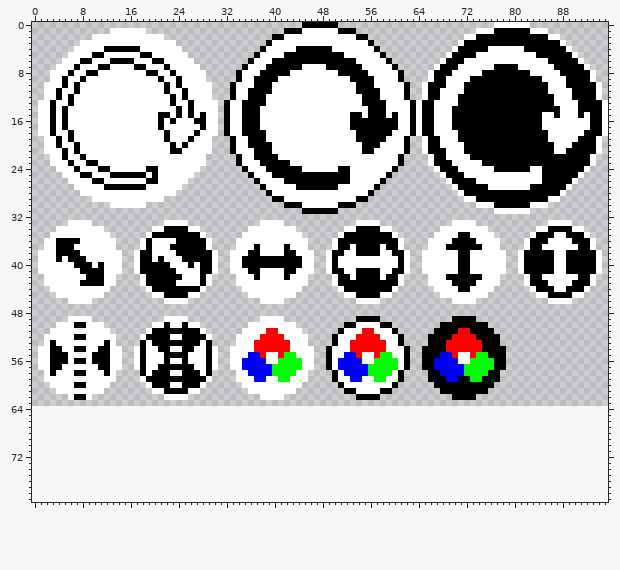
Pixel-art file: assets/gui/rect_buttons.aseprite. That is the earlier state.
96x64 pixels, 1 frame. The old version is drawn lined up with the new one, on the new canvas.
The result:
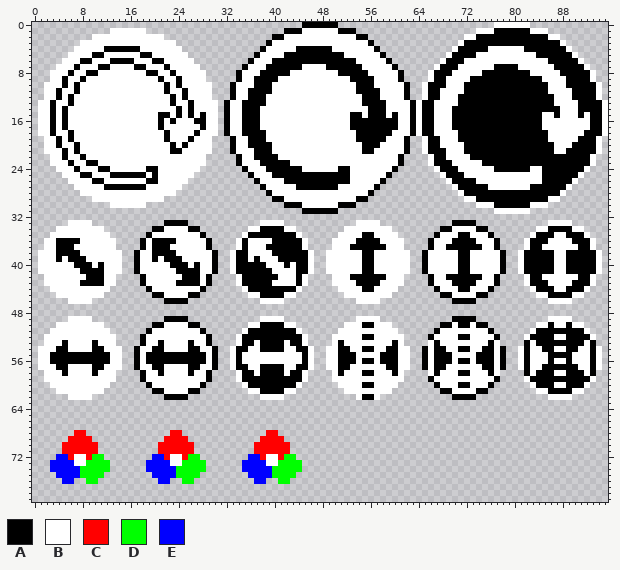
Palette (. is transparent): A #000000  B #ffffff  C #ff0000  D #00ff00  E #0000ff
From the commit log: consistent button design
Change:
canvas 96x64 -> 96x80
@@ x 0..95 @@
 32 ................................................................................................
-33 ......BBBB............BBBB............BBBB............BBBB............BBBB............BBBB......
-34 ....BBBBBBBB........BBAAAABB........BBBBBBBB........BBAAAABB........BBBBBBBB........BBAAAABB....
-35 ...BBBBBBBBBB......BAAAAAAAAB......BBBBBBBBBB......BAAAAAAAAB......BBBBAABBBB......BAAABBAAAB...
-36 ..BBAAAABBBBBB....BABBBBAAAAAB....BBBBBBBBBBBB....BAAAAAAAAAAB....BBBBAAAABBBB....BAAABBBBAAAB..
-37 ..BBAAABBBBBBB....BABBBAAAAAAB....BBBABBBBABBB....BAABAAAABAAB....BBBAAAAAABBB....BAABBBBBBAAB..
-38 .BBBAAAABBBBBBB..BAABBBBAAAAAAB..BBBAABBBBAABBB..BAABBAAAABBAAB..BBBBBBAABBBBBB..BAAAAABBAAAAAB.
-39 .BBBABAAABBBBBB..BAABABBBAAAAAB..BBAAAAAAAAAABB..BABBBBBBBBBBAB..BBBBBBAABBBBBB..BAAAAABBAAAAAB.
-40 .BBBBBBAAABABBB..BAAAAABBBABAAB..BBAAAAAAAAAABB..BABBBBBBBBBBAB..BBBBBBAABBBBBB..BAAAAABBAAAAAB.
-41 .BBBBBBBAAAABBB..BAAAAAABBBBAAB..BBBAABBBBAABBB..BAABBAAAABBAAB..BBBBBBAABBBBBB..BAAAAABBAAAAAB.
-42 ..BBBBBBBAAABB....BAAAAAABBBAB....BBBABBBBABBB....BAABAAAABAAB....BBBAAAAAABBB....BAABBBBBBAAB..
-43 ..BBBBBBAAAABB....BAAAAABBBBAB....BBBBBBBBBBBB....BAAAAAAAAAAB....BBBBAAAABBBB....BAAABBBBAAAB..
-44 ...BBBBBBBBBB......BAAAAAAAAB......BBBBBBBBBB......BAAAAAAAAB......BBBBAABBBB......BAAABBAAAB...
-45 ....BBBBBBBB........BBAAAABB........BBBBBBBB........BBAAAABB........BBBBBBBB........BBAAAABB....
-46 ......BBBB............BBBB............BBBB............BBBB............BBBB............BBBB......
+33 ......BBBB............AAAA............BBBB............BBBB............AAAA............BBBB......
+34 ....BBBBBBBB........AABBBBAA........BBAAAABB........BBBBBBBB........AABBBBAA........BBAAAABB....
+35 ...BBBBBBBBBB......ABBBBBBBBA......BAAAAAAAAB......BBBBAABBBB......ABBBAABBBA......BAAABBAAAB...
+36 ..BBAAAABBBBBB....ABAAAABBBBBA....BABBBBAAAAAB....BBBBAAAABBBB....ABBBAAAABBBA....BAAABBBBAAAB..
+37 ..BBAAABBBBBBB....ABAAABBBBBBA....BABBBAAAAAAB....BBBAAAAAABBB....ABBAAAAAABBA....BAABBBBBBAAB..
+38 .BBBAAAABBBBBBB..ABBAAAABBBBBBA..BAABBBBAAAAAAB..BBBBBBAABBBBBB..ABBBBBAABBBBBA..BAAAAABBAAAAAB.
+39 .BBBABAAABBBBBB..ABBABAAABBBBBA..BAABABBBAAAAAB..BBBBBBAABBBBBB..ABBBBBAABBBBBA..BAAAAABBAAAAAB.
+40 .BBBBBBAAABABBB..ABBBBBAAABABBA..BAAAAABBBABAAB..BBBBBBAABBBBBB..ABBBBBAABBBBBA..BAAAAABBAAAAAB.
+41 .BBBBBBBAAAABBB..ABBBBBBAAAABBA..BAAAAAABBBBAAB..BBBBBBAABBBBBB..ABBBBBAABBBBBA..BAAAAABBAAAAAB.
+42 ..BBBBBBBAAABB....ABBBBBBAAABA....BAAAAAABBBAB....BBBAAAAAABBB....ABBAAAAAABBA....BAABBBBBBAAB..
+43 ..BBBBBBAAAABB....ABBBBBAAAABA....BAAAAABBBBAB....BBBBAAAABBBB....ABBBAAAABBBA....BAAABBBBAAAB..
+44 ...BBBBBBBBBB......ABBBBBBBBA......BAAAAAAAAB......BBBBAABBBB......ABBBAABBBA......BAAABBAAAB...
+45 ....BBBBBBBB........AABBBBAA........BBAAAABB........BBBBBBBB........AABBBBAA........BBAAAABB....
+46 ......BBBB............AAAA............BBBB............BBBB............AAAA............BBBB......
 47 ................................................................................................
 48 ................................................................................................
-49 ......BBBB............BBBB............BBBB............AAAA............AAAA......................
-50 ....BBBAABBB........BBABBABB........BBBBBBBB........AABBBBAA........AAAAAAAA....................
-51 ...BBBBBBBBBB......BAAAAAAAAB......BBBBCCBBBB......ABBBCCBBBA......AAAACCAAAA...................
-52 ..BBBBBAABBBBB....BAAAABBAAAAB....BBBBCCCCBBBB....ABBBCCCCBBBA....AAAACCCCAAAA..................
-53 ..BABBBBBBBBAB....ABAAAAAAAABA....BBBCCCCCCBBB....ABBCCCCCCBBA....AAACCCCCCAAA..................
-54 .BBAABBAABBAABB..BABBAABBAABBAB..BBBBCCCCCCBBBB..ABBBCCCCCCBBBA..AAAACCCCCCAAAA.................
-55 .BBAAABBBBAAABB..BABBBAAAABBBAB..BBBEECBBCDDBBB..ABBEECBBCDDBBA..AAAEECBBCDDAAA.................
-56 .BBAAABAABAAABB..BABBBABBABBBAB..BBEEEEBBDDDDBB..ABEEEEBBDDDDBA..AAEEEEBBDDDDAA.................
-57 .BBAABBBBBBAABB..BABBAAAAAABBAB..BBEEEEEDDDDDBB..ABEEEEEDDDDDBA..AAEEEEEDDDDDAA.................
-58 ..BABBBAABBBAB....ABAAABBAAABA....BBEEEEDDDDBB....ABEEEEDDDDBA....AAEEEEDDDDAA..................
-59 ..BBBBBBBBBBBB....BAAAAAAAAAAB....BBBEEBBDDBBB....ABBEEBBDDBBA....AAAEEAADDAAA..................
-60 ...BBBBAABBBB......BAAABBAAAB......BBBBBBBBBB......ABBBBBBBBA......AAAAAAAAAA...................
-61 ....BBBBBBBB........BBAAAABB........BBBBBBBB........AABBBBAA........AAAAAAAA....................
-62 ......BAAB............BBBB............BBBB............AAAA............AAAA......................
+49 ......BBBB............AAAA............BBBB............BBBB............AAAA............BBBB......
+50 ....BBBBBBBB........AABBBBAA........BBAAAABB........BBBAABBB........AABAABAA........BBABBABB....
+51 ...BBBBBBBBBB......ABBBBBBBBA......BAAAAAAAAB......BBBBBBBBBB......ABBBBBBBBA......BAAAAAAAAB...
+52 ..BBBBBBBBBBBB....ABBBBBBBBBBA....BAAAAAAAAAAB....BBBBBAABBBBB....ABBBBAABBBBA....BAAAABBAAAAB..
+53 ..BBBABBBBABBB....ABBABBBBABBA....BAABAAAABAAB....BABBBBBBBBAB....BABBBBBBBBAB....ABAAAAAAAABA..
+54 .BBBAABBBBAABBB..ABBAABBBBAABBA..BAABBAAAABBAAB..BBAABBAABBAABB..ABAABBAABBAABA..BABBAABBAABBAB.
+55 .BBAAAAAAAAAABB..ABAAAAAAAAAABA..BABBBBBBBBBBAB..BBAAABBBBAAABB..ABAAABBBBAAABA..BABBBAAAABBBAB.
+56 .BBAAAAAAAAAABB..ABAAAAAAAAAABA..BABBBBBBBBBBAB..BBAAABAABAAABB..ABAAABAABAAABA..BABBBABBABBBAB.
+57 .BBBAABBBBAABBB..ABBAABBBBAABBA..BAABBAAAABBAAB..BBAABBBBBBAABB..ABAABBBBBBAABA..BABBAAAAAABBAB.
+58 ..BBBABBBBABBB....ABBABBBBABBA....BAABAAAABAAB....BABBBAABBBAB....BABBBAABBBAB....ABAAABBAAABA..
+59 ..BBBBBBBBBBBB....ABBBBBBBBBBA....BAAAAAAAAAAB....BBBBBBBBBBBB....ABBBBBBBBBBA....BAAAAAAAAAAB..
+60 ...BBBBBBBBBB......ABBBBBBBBA......BAAAAAAAAB......BBBBAABBBB......ABBBAABBBA......BAAABBAAAB...
+61 ....BBBBBBBB........AABBBBAA........BBAAAABB........BBBBBBBB........AABBBBAA........BBAAAABB....
+62 ......BBBB............AAAA............BBBB............BAAB............AAAA............BBBB......
 63 ................................................................................................
@@ x 1..46 @@
 67 ..............................................
-68 ..............................................
-69 ..............................................
-70 ..............................................
-71 ..............................................
-72 ..............................................
-73 ..............................................
-74 ..............................................
-75 ..............................................
-76 ..............................................
+68 ......CC..............CC..............CC......
+69 .....CCCC............CCCC............CCCC.....
+70 ....CCCCCC..........CCCCCC..........CCCCCC....
+71 ....CCCCCC..........CCCCCC..........CCCCCC....
+72 ...EECBBCDD........EECBBCDD........EECBBCDD...
+73 ..EEEEBBDDDD......EEEEBBDDDD......EEEEBBDDDD..
+74 ..EEEEEDDDDD......EEEEEDDDDD......EEEEEDDDDD..
+75 ...EEEEDDDD........EEEEDDDD........EEEEDDDD...
+76 ....EE..DD..........EE..DD..........EE..DD....
 77 ..............................................
